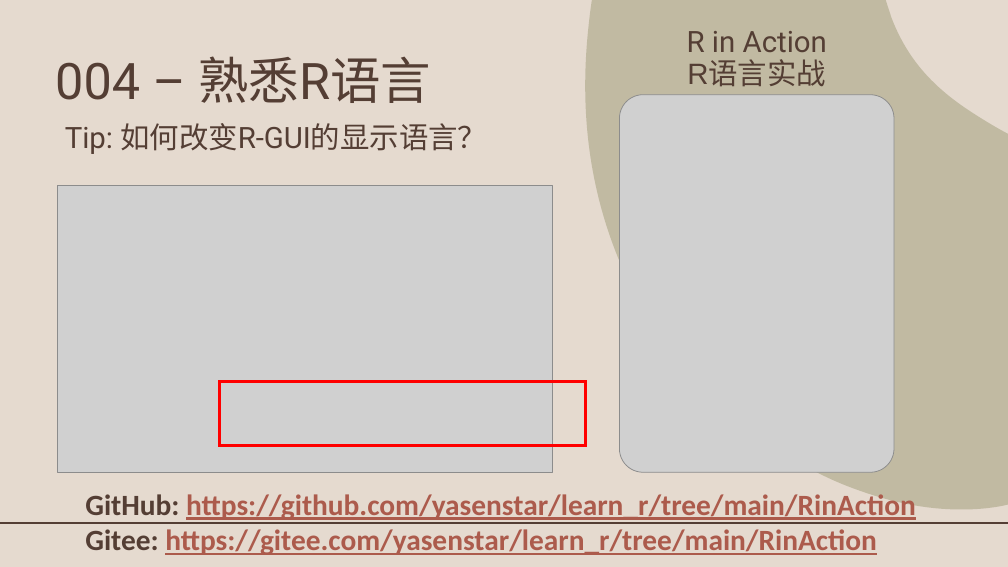
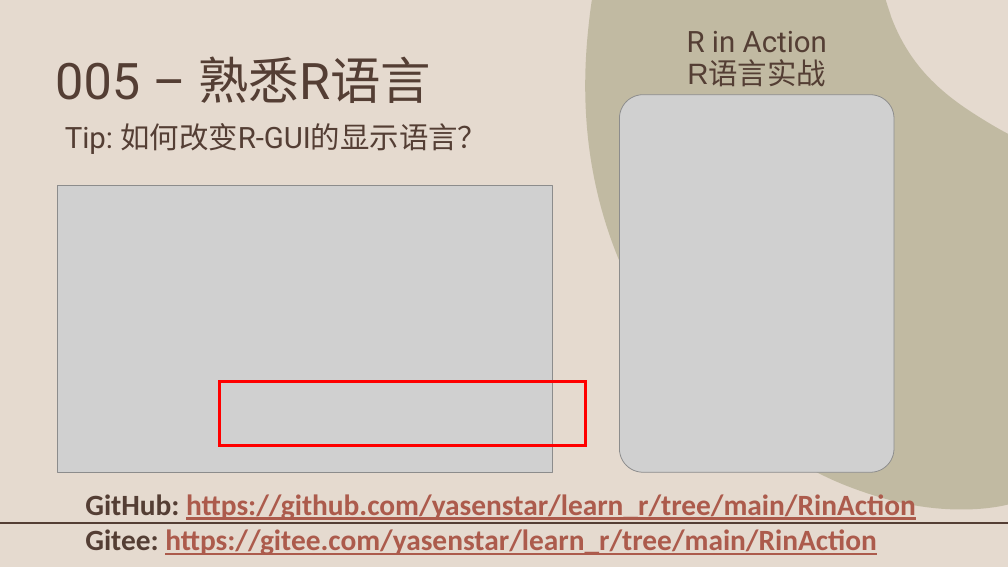
Before and after one commit to yasenstar/learn_r, a slide deck: slide 5 of RinAction/R_in_Action.pptx (slide 4 before the commit). Drawn at 1008x567 pixels with LibreOffice and Linux fonts; fonts in the diff are those of the drawing; grey boxes stand for pictures; background and template pictures are left out. Boxes give left, top, right and bottom in pixels: in the first picture for what was removed or moved away, otherwise in the second. Text is boxed around its words. In the diff, an @@ line names an element or a change of style, - is before the commit and + after.

```diff
--- a/RinAction/R_in_Action.pptx
+++ b/RinAction/R_in_Action.pptx
@@ title at <box>55,56,431,103</box>: text changed @@
-004 – 熟悉R语言
+005 – 熟悉R语言
```
Also in this commit, not shown: 1 other slide changed, 1 slide added, 2 other files.
